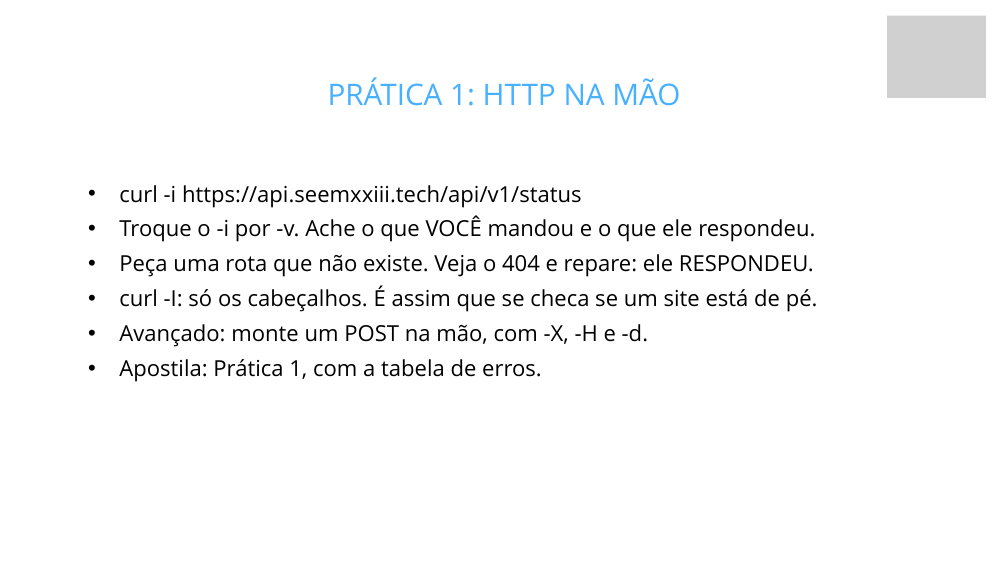
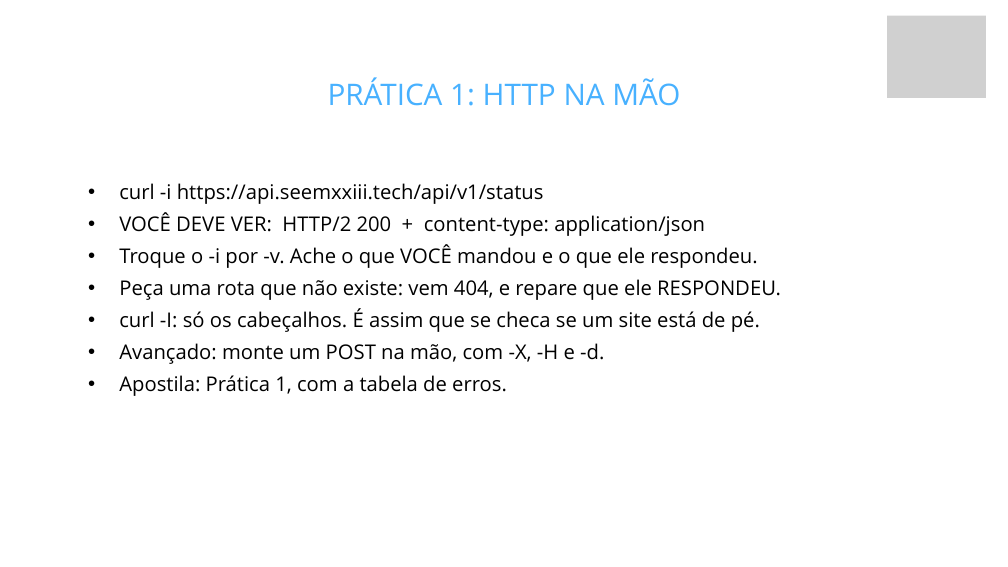
Before and after one commit to fabriciosiqueira08/capacitacao-gabarito, a slide deck: slide 31 of slides/build/aula-01-fundamentos-de-back-end.pptx. Drawn at 1008x567 pixels with LibreOffice and Linux fonts; fonts in the diff are those of the drawing; grey boxes stand for pictures; background and template pictures are left out. Boxes give left, top, right and bottom in pixels: in the first picture for what was removed or moved away, otherwise in the second. Text is boxed around its words. In the diff, an @@ line names an element or a change of style, - is before the commit and + after.

Commit message:
Faz o aluno ver o resultado, e amarra slide, prática e apostila
Com os dados de execução da revisão anterior, dá para mostrar ao aluno o que
tem que aparecer na tela, em vez de só mandar rodar. Foi isso que faltava para
o material fluir.

## O aluno agora vê o que dá certo

Toda prática mostra o resultado esperado, com o corpo real da resposta, tirado
dos controllers e do que eu medi rodando. Antes ele lia "Confere: 201" e tinha
que adivinhar como era o 201.

A convenção ficou uma só, na apostila e no deck: "O que você deve ver" e
"VOCÊ DEVE VER". Estava misturado com "Confere" em 25 lugares, e as Aulas 2 e 4
não mostravam resultado nenhum nos slides.

## A Aula 3 passa a ser feita no Insomnia

O material montava a coleção do Insomnia na Prática 2 e depois usava só curl,
com pipeline de grep e sed para extrair o token. Para um júnior isso é hostil, e
o próprio texto admitia ao mandar usar o Insomnia quem apanhasse de aspas.

Agora cada rota é exercitada no Insomnia, que é onde ele vê status, cabeçalhos
e corpo lado a lado. O curl continua, como alternativa em bloco de citação para
quem prefere terminal.

Isso resolveu um problema que o curl escondia: o token vem no CABEÇALHO
Authorization, não no corpo. No pipeline de grep isso passava batido; no
Insomnia o aluno precisa abrir a aba de headers e ver com os olhos.

## O ciclo escrever, rodar, ver

A Prática 5 da Aula 1 agora mostra a saída do routes e do curl, e manda repetir
no Insomnia, com uma frase que vale para o curso inteiro: faça isso depois de
cada rota que criar. É o que fecha o ciclo entre escrevi um arquivo e existe
uma API funcionando.

E três práticas ganharam "antes de rodar, aposte": no logout (200 ou 401?), no
bcrypt e no certificado. Prever antes de observar é o que separa vi acontecer
de entendi.

## Harmonia

Conferi por script que todo termo técnico citado num slide de prática existe na
prática correspondente da apostila. Sobrava um (o uname da Aula 4, que estava
na Prática 2 e o slide citava na 3), e foi alinhado.

Decks e PDFs regerados, sem aviso de fonte, nenhum slide com 8 bullets, links e
âncoras resolvendo, e zero padrão de escrita de IA.

```diff
--- a/slides/build/aula-01-fundamentos-de-back-end.pptx
+++ b/slides/build/aula-01-fundamentos-de-back-end.pptx
@@ text at [119, 183, 760, 396]: size 31.6 to 28.9 pt in "curl -i https://api.seemxxiii.tech/api/v1/status", "Troque o -i por -v. Ache o ...", "curl -I: só os cabeçalhos. É assim ...", "Avançado: monte um POST na mão, com ..." and 1 more places; line spacing 49.9pt to 45.7pt @@
@@ text at [119, 212, 705, 236]: paragraph added @@
+  • VOCÊ DEVE VER: HTTP/2 200 + content-type: application/json
@@ text at [119, 279, 781, 300]: text changed; size 31.6 to 28.9 pt @@
-  • Peça uma rota que não existe. Veja o 404 e repare: ele RESPONDEU.
+  • Peça uma rota que não existe: vem 404, e repare que ele RESPONDEU.
```
Also in this commit, not shown: 1 other slide changed, 37 other files.
